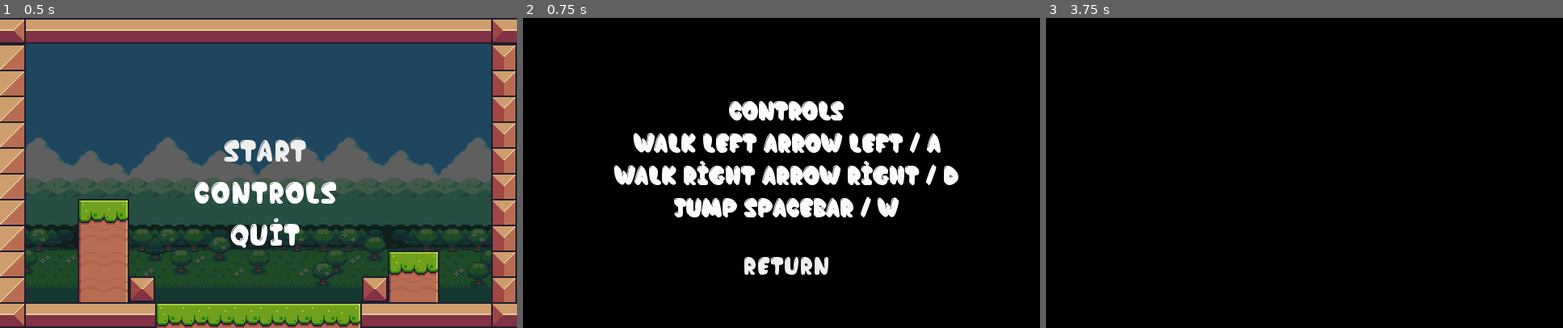
Above: before the commit, frames 1-3 (left to right).
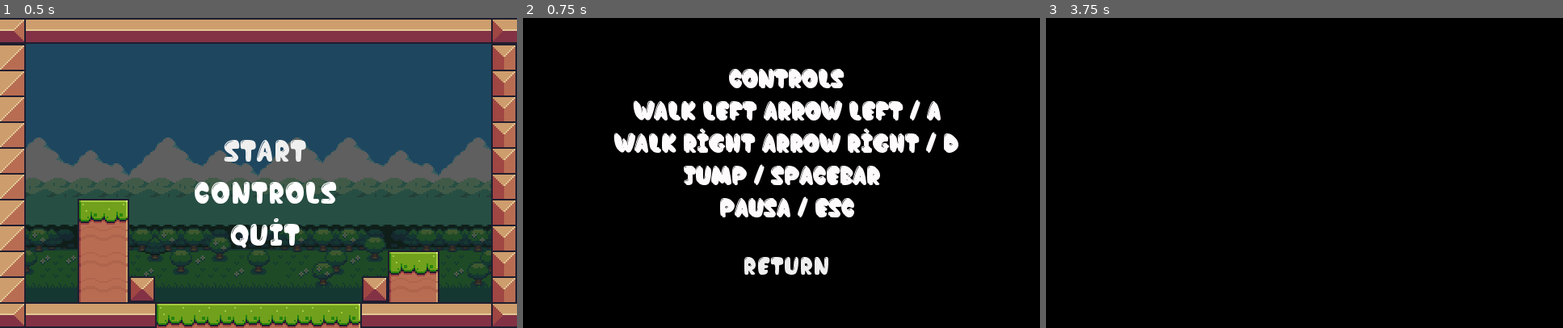
Above: after the commit, the same moments.

Repository: GeancarlosDEV/Jogo-MabauRunner
Game: Godot game, scene res://Scenes/Prefabs/startScreen.tscn
Same seed, same stepped clock (60 frames per second), same inputs: the game is played once before the commit and once after it.
Inputs:
- Up to frame 1 (0.5 s): no input
- Up to frame 2 (0.75 s): click "Controls" at 0.5 s
- Up to frame 3 (3.75 s): click "Start" at 1.25 s; click "Start" at 2 s; click "Return" at 2.75 s; tap Enter at 3.5 s; hold Right (move_right) from 3.53 s (still down); hold Left (move_lest) from 3.53 s (still down)

Frame 1 is identical in both runs. In frame 2, 9.4% of the frame differs, in the area x 17-85%, y 16-65%; in frame 3, nothing differs.

Commit message:
10 fases + 5 vilões, Pause do jogo e novas inclusões

Diff:
--- a/Scenes/Prefabs/HUD.tscn
+++ b/Scenes/Prefabs/HUD.tscn
@@ -35,16 +35,13 @@
 }
 
 [node name="lifes" type="TextureRect" parent="HBoxContainer/Holder"]
-margin_left = 1.0
+margin_left = 5.0
 margin_top = 4.0
-margin_right = 34.0
+margin_right = 38.0
 margin_bottom = 37.0
 texture = ExtResource( 4 )
 expand = true
 stretch_mode = 2
-__meta__ = {
-"_edit_use_anchors_": false
-}
 
 [node name="Holder2" type="Control" parent="HBoxContainer"]
 margin_left = 108.0
@@ -58,14 +55,12 @@
 minutes = 2
 
 [node name="Icon" type="TextureRect" parent="HBoxContainer/Holder2"]
-margin_left = -9.0
+margin_left = -5.0
+margin_top = 2.0
 margin_right = 31.0
-margin_bottom = 40.0
+margin_bottom = 39.0
 texture = ExtResource( 5 )
 expand = true
-__meta__ = {
-"_edit_use_anchors_": false
-}
 
 [node name="minutes" type="Label" parent="HBoxContainer/Holder2"]
 margin_left = 24.0
@@ -81,17 +76,14 @@
 }
 
 [node name="seconds" type="Label" parent="HBoxContainer/Holder2"]
-margin_left = 55.0
+margin_left = 53.0
 margin_top = 2.0
-margin_right = 83.0
+margin_right = 81.0
 margin_bottom = 40.0
 custom_fonts/font = SubResource( 1 )
 text = "00"
 align = 2
 valign = 1
-__meta__ = {
-"_edit_use_anchors_": false
-}
 
 [node name="Timer" type="Timer" parent="HBoxContainer/Holder2"]
 autostart = true
@@ -106,28 +98,22 @@
 }
 
 [node name="Icon" type="TextureRect" parent="HBoxContainer/Holder3"]
-margin_left = 13.0
-margin_top = 2.0
-margin_right = 44.0
-margin_bottom = 37.0
+margin_left = 12.0
+margin_top = 5.0
+margin_right = 38.0
+margin_bottom = 34.0
 texture = ExtResource( 2 )
 expand = true
-__meta__ = {
-"_edit_use_anchors_": false
-}
 
 [node name="score" type="Label" parent="HBoxContainer/Holder3"]
-margin_left = 47.0
+margin_left = 37.0
 margin_top = 2.0
-margin_right = 75.0
+margin_right = 65.0
 margin_bottom = 40.0
 custom_fonts/font = SubResource( 1 )
 text = "00"
 align = 2
 valign = 1
 script = ExtResource( 3 )
-__meta__ = {
-"_edit_use_anchors_": false
-}
 
 [connection signal="timeout" from="HBoxContainer/Holder2/Timer" to="HBoxContainer/Holder2" method="_on_Timer_timeout"]
--- /dev/null
+++ b/Scenes/Prefabs/TelaPause.tscn
@@ -0,0 +1,73 @@
+[gd_scene load_steps=10 format=2]
+
+[ext_resource path="res://Assets/Fonts/Chocolate Bar Demo.otf" type="DynamicFontData" id=1]
+[ext_resource path="res://Scripts/TelaPause.gd" type="Script" id=2]
+
+[sub_resource type="StyleBoxFlat" id=7]
+bg_color = Color( 0.6, 0.6, 0.6, 0 )
+
+[sub_resource type="StyleBoxFlat" id=8]
+bg_color = Color( 0.6, 0.6, 0.6, 0 )
+
+[sub_resource type="StyleBoxFlat" id=9]
+bg_color = Color( 0.6, 0.6, 0.6, 0 )
+
+[sub_resource type="StyleBoxFlat" id=10]
+bg_color = Color( 0.6, 0.6, 0.6, 0 )
+
+[sub_resource type="Theme" id=11]
+Button/colors/font_color = Color( 0.88, 0.88, 0.88, 1 )
+Button/colors/font_color_disabled = Color( 0.9, 0.9, 0.9, 0.2 )
+Button/colors/font_color_hover = Color( 0.94, 0.94, 0.94, 1 )
+Button/colors/font_color_pressed = Color( 1, 1, 1, 1 )
+Button/constants/hseparation = 2
+Button/fonts/font = null
+Button/styles/disabled = null
+Button/styles/focus = SubResource( 7 )
+Button/styles/hover = SubResource( 8 )
+Button/styles/normal = SubResource( 9 )
+Button/styles/pressed = SubResource( 10 )
+
+[sub_resource type="DynamicFont" id=12]
+size = 20
+font_data = ExtResource( 1 )
+
+[sub_resource type="DynamicFont" id=13]
+font_data = ExtResource( 1 )
+
+[node name="TelaPause" type="CanvasLayer"]
+pause_mode = 2
+script = ExtResource( 2 )
+
+[node name="bg" type="ColorRect" parent="."]
+anchor_right = 1.0
+anchor_bottom = 1.0
+color = Color( 0, 0, 0, 0.705882 )
+__meta__ = {
+"_edit_use_anchors_": false
+}
+
+[node name="continuarBotao" type="Label" parent="."]
+anchor_left = 0.5
+anchor_right = 0.5
+margin_left = -51.0
+margin_top = 58.0
+margin_right = 51.0
+margin_bottom = 80.0
+theme = SubResource( 11 )
+custom_colors/font_color = Color( 1, 1, 1, 1 )
+custom_fonts/font = SubResource( 12 )
+text = "pausa"
+align = 1
+
+[node name="Label" type="Label" parent="."]
+anchor_left = 0.5
+anchor_top = 1.0
+anchor_right = 0.5
+anchor_bottom = 1.0
+margin_left = -104.5
+margin_top = -73.0
+margin_right = 104.5
+margin_bottom = -55.0
+custom_fonts/font = SubResource( 13 )
+text = "aperte esc para continuar"
--- a/Scenes/Prefabs/controlsScreen.tscn
+++ b/Scenes/Prefabs/controlsScreen.tscn
@@ -55,9 +55,9 @@
 anchor_right = 0.5
 anchor_bottom = 0.5
 margin_left = -104.0
-margin_top = -48.0
-margin_right = 104.0
-margin_bottom = 16.0
+margin_top = -68.0
+margin_right = 106.0
+margin_bottom = 34.0
 custom_colors/font_color = Color( 0.996078, 0.988235, 0.988235, 1 )
 custom_colors/font_outline_modulate = Color( 1, 1, 1, 1 )
 custom_colors/font_color_shadow = Color( 0.992157, 0.980392, 0.980392, 1 )
@@ -65,7 +65,8 @@
 text = "Controls
 Walk Left Arrow Left / A
 Walk Right Arrow Right / D
-Jump Spacebar / W"
+Jump / Spacebar
+pausa / esc"
 align = 1
 
 [node name="returnBtn" type="Button" parent="."]
--- a/Scenes/Prefabs/startScreen.tscn
+++ b/Scenes/Prefabs/startScreen.tscn
@@ -80,9 +80,6 @@
 margin_top = -25.0
 margin_right = 40.0
 margin_bottom = 25.0
-__meta__ = {
-"_edit_use_anchors_": false
-}
 
 [node name="startBtn" type="Button" parent="controls"]
 margin_right = 90.0
--- a/Scripts/StartScreen.gd
+++ b/Scripts/StartScreen.gd
@@ -13,6 +13,7 @@
 		Global.controloff = true
 
 func _on_startBtn_pressed() -> void:
+# warning-ignore:return_value_discarded
 	get_tree().change_scene("res://Levels/Level_01.tscn")
 
 
--- /dev/null
+++ b/Scripts/TelaPause.gd
@@ -0,0 +1,19 @@
+extends CanvasLayer
+
+func _ready() -> void:
+	mostrar(false)
+
+func _input(event):
+	if event.is_action_pressed("ui_cancel"):
+		mostrar(!get_tree().paused)
+		get_tree().paused = !get_tree().paused
+
+
+func mostrar(is_visible):
+	for node in get_children():
+		node.visible = is_visible
+
+
+func _on_continuarBotao_pressed() -> void:
+	mostrar(false)
+	get_tree().paused = false
--- a/project.godot
+++ b/project.godot
@@ -30,6 +30,7 @@
 [autoload]
 
 Global="*res://Scripts/Global.gd"
+TelaPause="*res://Scenes/Prefabs/TelaPause.tscn"
 
 [display]
 
Not shown: 2 places in Scenes/Prefabs/startScreen.tscn that only renumber resources
Not shown, added: MabauRunner.exe
Not shown, added: MabauRunner.pck
